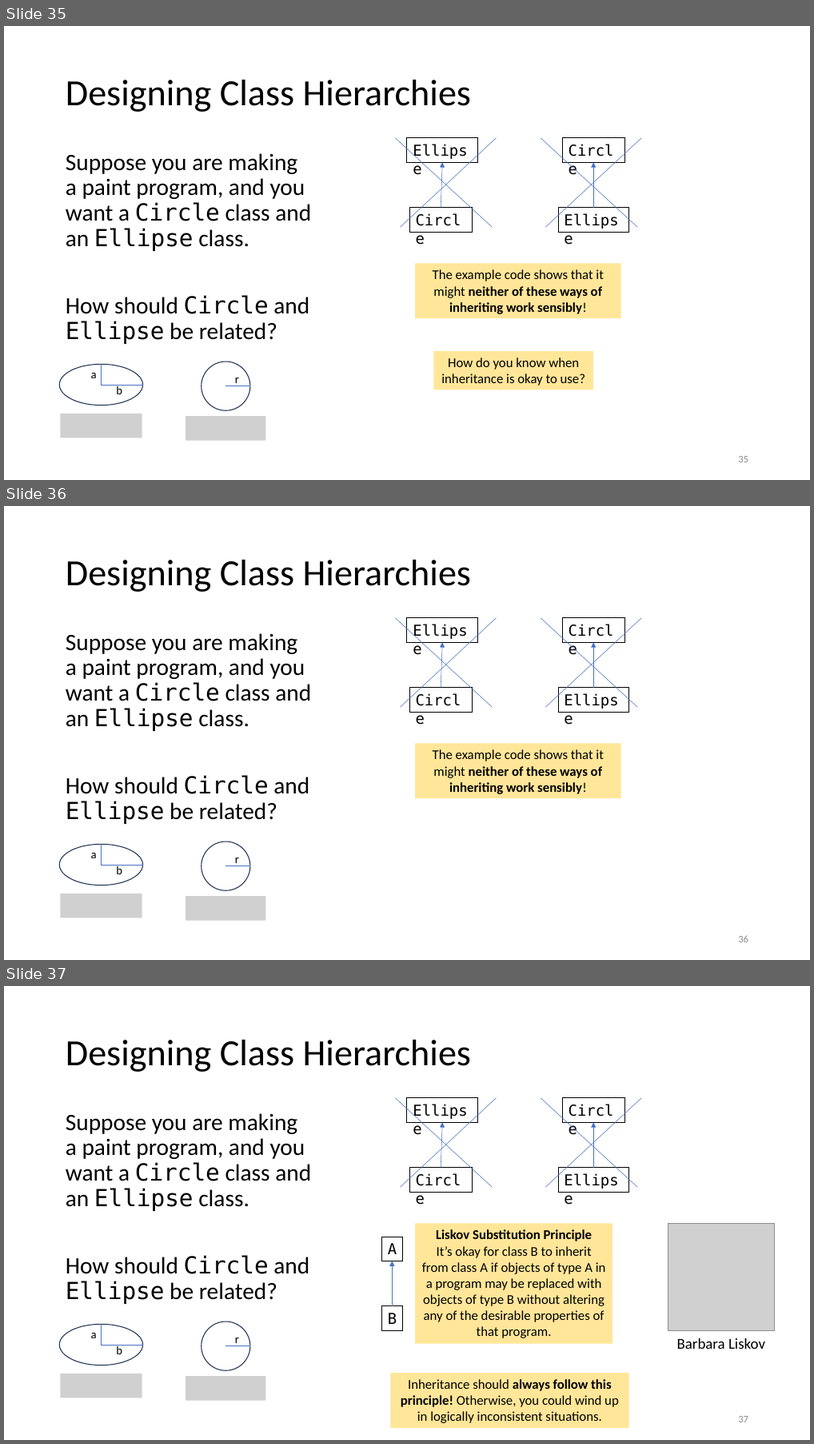
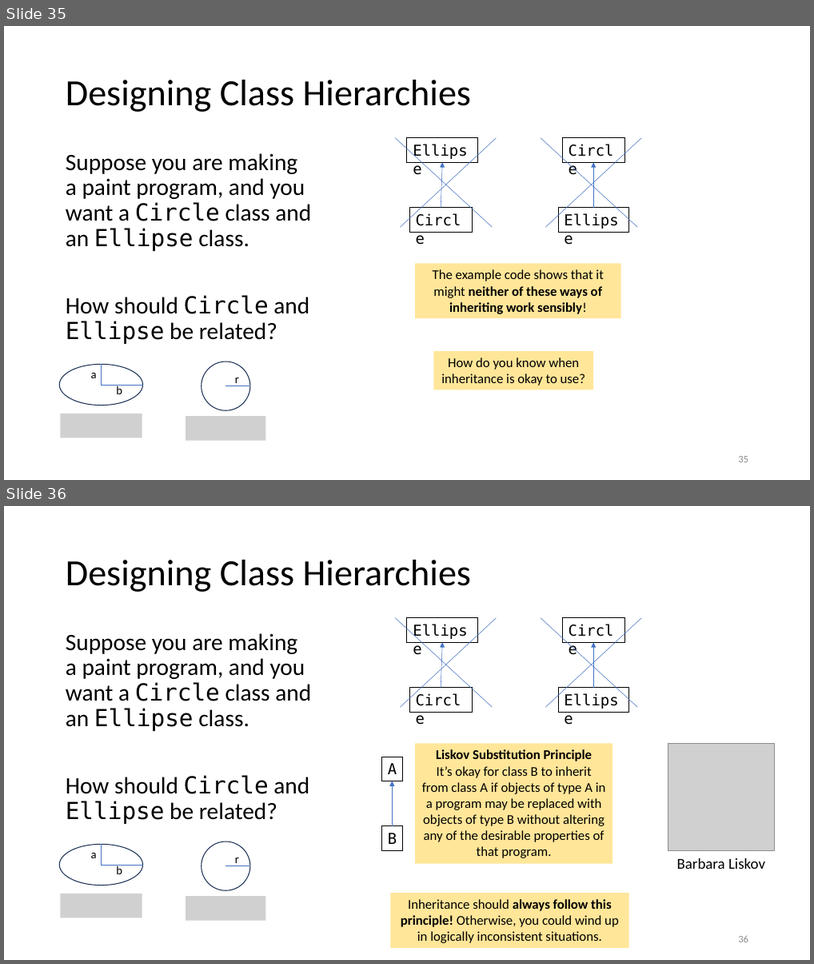
Before and after one commit to tjd1234/cmpt135spring2024, a slide deck: sample_code/week6/week6_cmpt135.pptx. Shown one above the other, each under a label of ours: slides 35, 36 and 37 before the commit, slides 35 and 36 after it. The pictures are 814x1444 and 814x964 pixels, drawn with LibreOffice and Linux fonts; fonts in the diff are those of the drawing; grey boxes stand for pictures. Boxes give left, top, right and bottom in pixels: in the first picture for what was removed or moved away, otherwise in the second. Text is boxed around its words. In the diff, an @@ line names an element or a change of style, - is before the commit and + after.

Commit message:
updated

```diff
--- a/sample_code/week6/week6_cmpt135.pptx
+++ b/sample_code/week6/week6_cmpt135.pptx
@@ slide 36 removed at bbox=[4, 506, 810, 960], background #FFFFFF @@
@@ title removed at bbox=[66, 560, 471, 592] @@
-Designing Class Hierarchies
@@ line removed from (395, 618) to (492, 707) @@
@@ line removed from (400, 707) to (497, 618) @@
@@ rectangle removed at bbox=[407, 618, 478, 642] @@
-Ellipse
@@ line removed from (541, 618) to (638, 707) @@
@@ line removed from (546, 707) to (642, 618) @@
@@ rectangle removed at bbox=[563, 618, 626, 642] @@
-Circle
@@ text removed at bbox=[66, 633, 311, 824] @@
-Suppose you are making a paint program, and you want a Circle class and an Ellipse class.
-How should Circle and Ellipse be related?
@@ arrow removed from (442, 688) to (442, 642) @@
@@ arrow removed from (594, 688) to (594, 642) @@
@@ rectangle removed at bbox=[410, 688, 472, 712] @@
-Circle
@@ rectangle removed at bbox=[558, 688, 630, 712] @@
-Ellipse
@@ rectangle removed at bbox=[415, 743, 622, 798] @@
-The example code shows that it might neither of these ways of inheriting work sensibly!
@@ group removed at bbox=[60, 841, 266, 920]: 3 lines, 3 texts, 2 ellipses, 2 pictures @@
-a
-b
-r
@@ page number removed at bbox=[738, 935, 749, 942] @@
-36
@@ what was slide 37 is now slide 36 @@
@@ page number at bbox=[738, 935, 749, 942]: text changed @@
-37
+36
```
